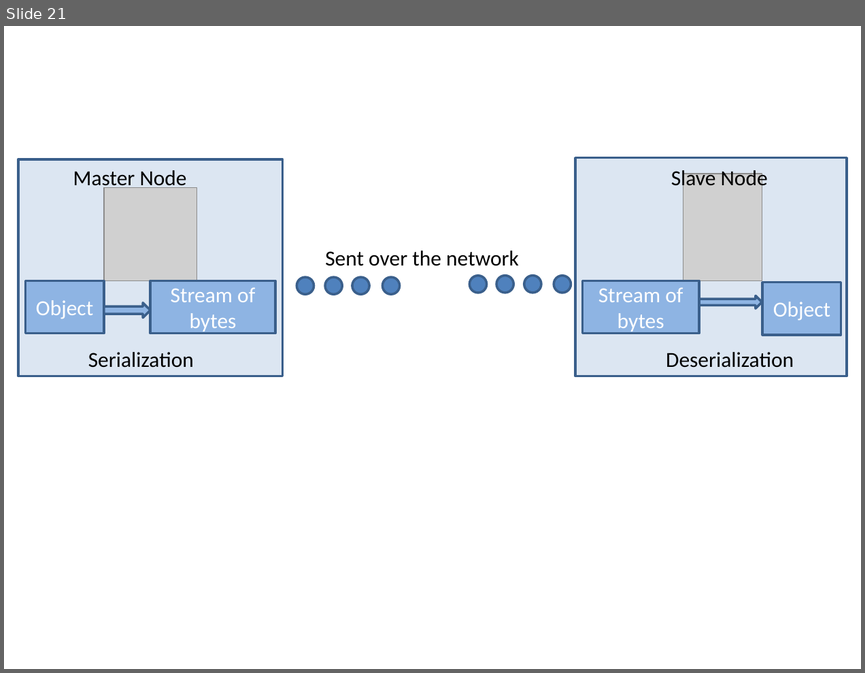
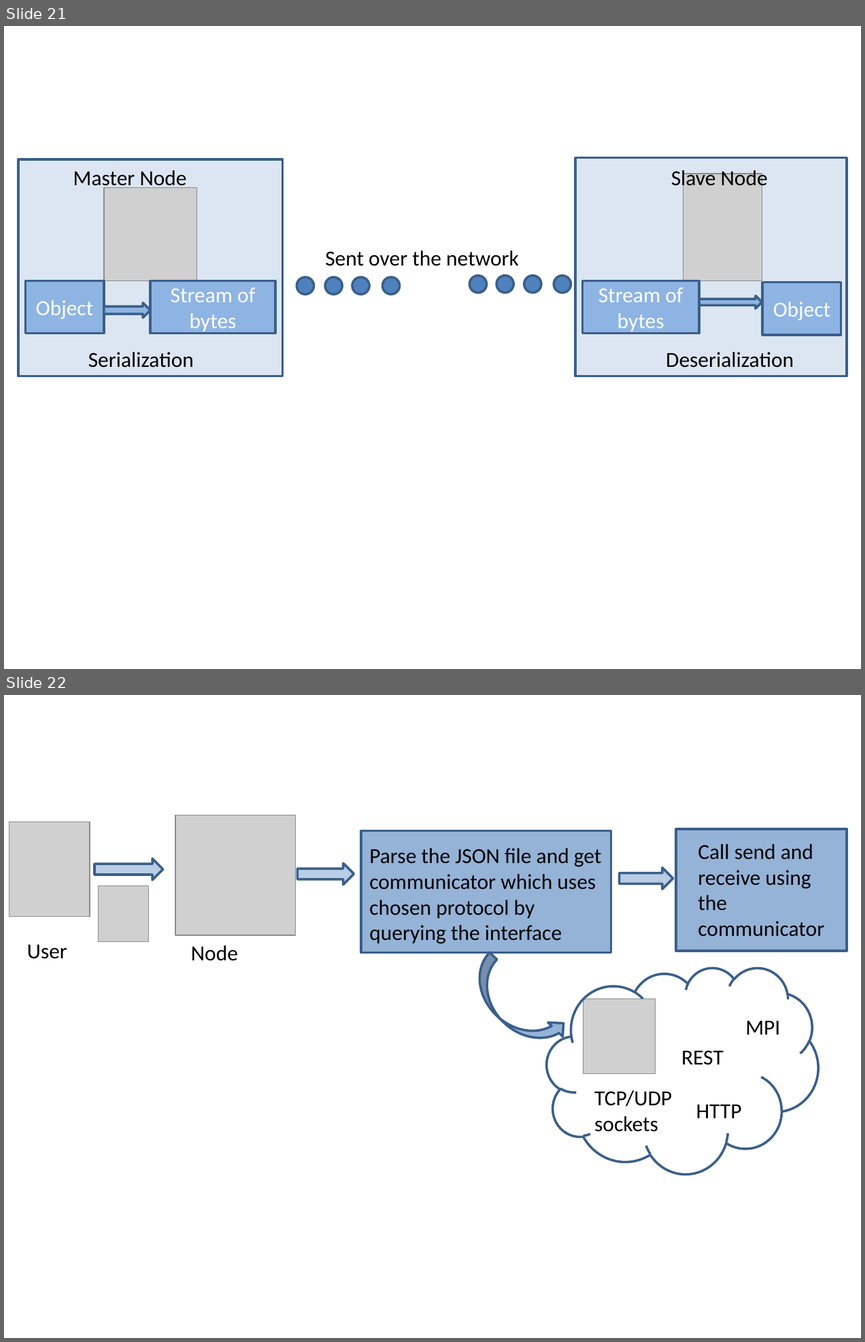
Before and after one commit to bsuman/ThesisDocumentation, a slide deck: pictures.pptx. Shown one above the other, each under a label of ours: slide 21 before the commit, slides 21 and 22 after it. The pictures are 865x673 and 865x1342 pixels, drawn with LibreOffice and Linux fonts; fonts in the diff are those of the drawing; grey boxes stand for pictures. Boxes give left, top, right and bottom in pixels: in the first picture for what was removed or moved away, otherwise in the second. Text is boxed around its words. In the diff, an @@ line names an element or a change of style, - is before the commit and + after.

```diff
--- a/pictures.pptx
+++ b/pictures.pptx
@@ slide 22 added at (4,695,861,1338), background #FFFFFF @@
@@ picture added at (175,815,295,935) @@
@@ picture added at (9,821,90,916) @@
@@ rectangle added at (361,830,611,952), fill #95B3D7, outline #3A5F8C 2 pt @@
@@ rectangle added at (676,829,847,950), fill #95B3D7, outline #3A5F8C 2 pt @@
@@ text added at (369,848,602,944), 18 pt, text #000000 @@
+Parse the JSON file and get communicator which uses chosen protocol by querying the interface
@@ text added at (698,844,824,936), 18 pt, text #000000 @@
+Call send and receive using the communicator
@@ right arrow added at (95,859,163,880), fill #B9CDE5, outline #3A5F8C 2 pt @@
@@ right arrow added at (297,863,354,884), fill #B9CDE5, outline #3A5F8C 2 pt @@
@@ right arrow added at (619,867,673,889), fill #B9CDE5, outline #3A5F8C 2 pt @@
@@ picture added at (99,885,149,941) @@
@@ text added at (27,944,67,959), 18 pt, text #000000 @@
+User
@@ text added at (191,945,238,961), 18 pt, text #000000 @@
+Node
@@ curved up arrow added at (461,952,570,1059), fill #95B3D7, outline #3A5F8C 2 pt @@
@@ cloud added at (547,968,818,1174), outline #3A5F8C 2 pt @@
@@ picture added at (583,999,655,1074) @@
@@ text added at (745,1020,780,1034), 18 pt, text #000000 @@
+MPI
@@ text added at (681,1050,723,1065), 18 pt, text #000000 @@
+REST
@@ text added at (594,1090,672,1132), 18 pt, text #000000 @@
+TCP/UDP sockets
@@ text added at (696,1104,742,1118), 18 pt, text #000000 @@
+HTTP
```
Also in this commit, not shown: 2 other files.
